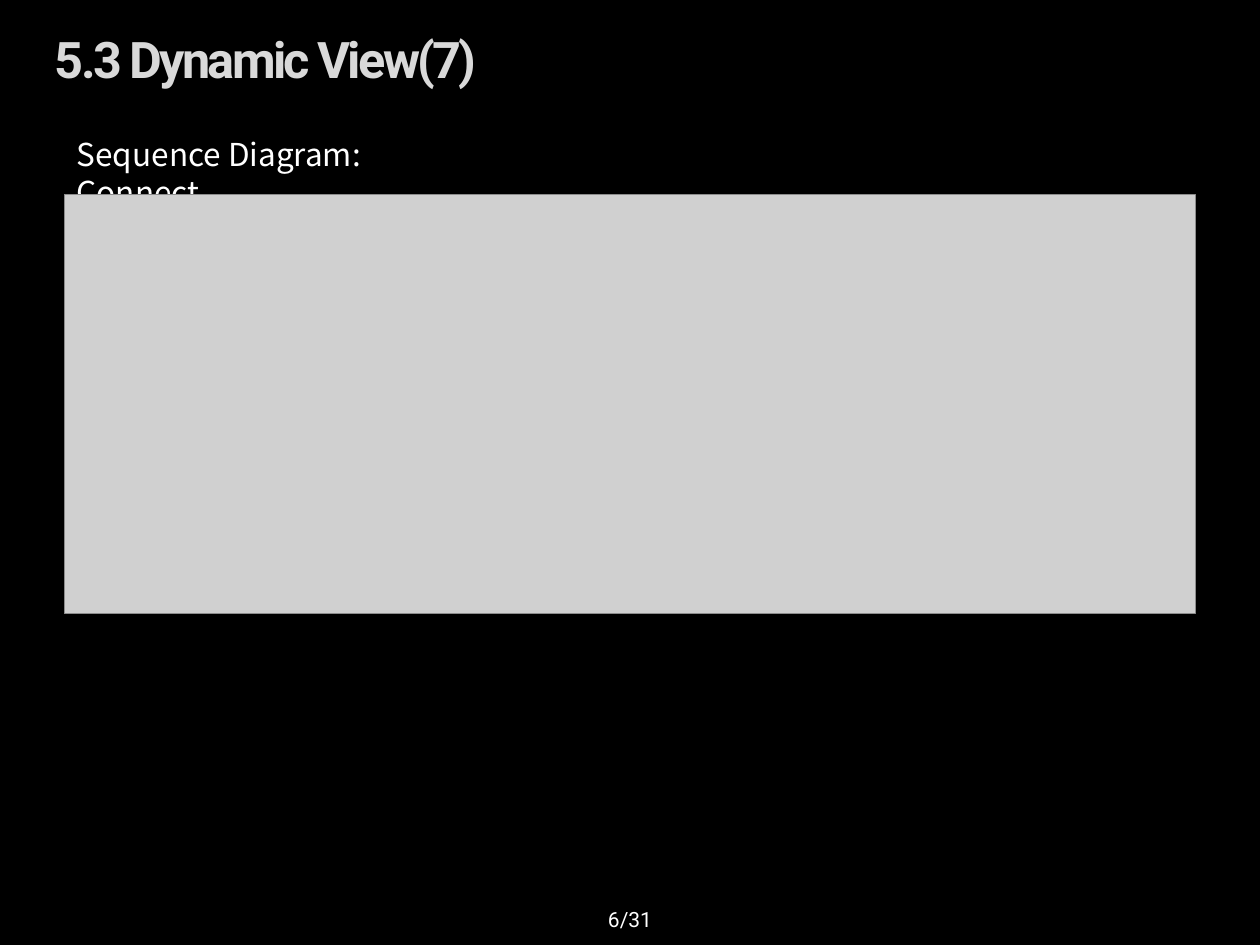
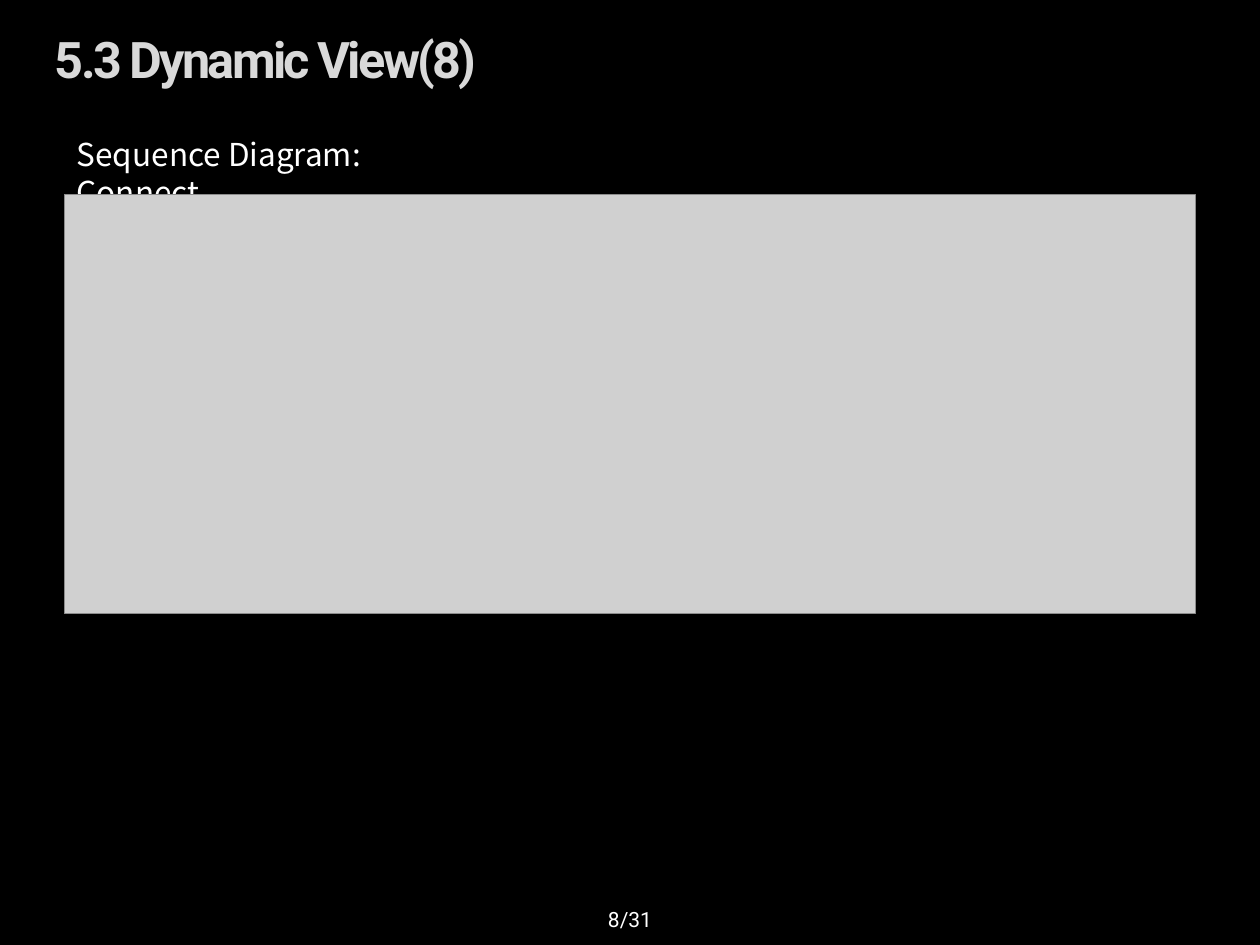
Before and after one commit to youkkwon/smarthome, a slide deck: slide 8 of doc/dynamic view 150616_communication_dgm.pptx (slide 6 before the commit). Drawn at 1260x945 pixels with LibreOffice and Linux fonts; fonts in the diff are those of the drawing; grey boxes stand for pictures; background and template pictures are left out. Boxes give left, top, right and bottom in pixels: in the first picture for what was removed or moved away, otherwise in the second. Text is boxed around its words. In the diff, an @@ line names an element or a change of style, - is before the commit and + after.

```diff
--- a/doc/dynamic view 150616_communication_dgm.pptx
+++ b/doc/dynamic view 150616_communication_dgm.pptx
@@ title at [55,38,477,89]: text changed @@
-5.3 Dynamic View(7)
+5.3 Dynamic View(8)
@@ page number at [608,912,652,929]: text changed @@
-6/31
+8/31
```
Also in this commit, not shown: 3 other slides changed, 2 slides added.
